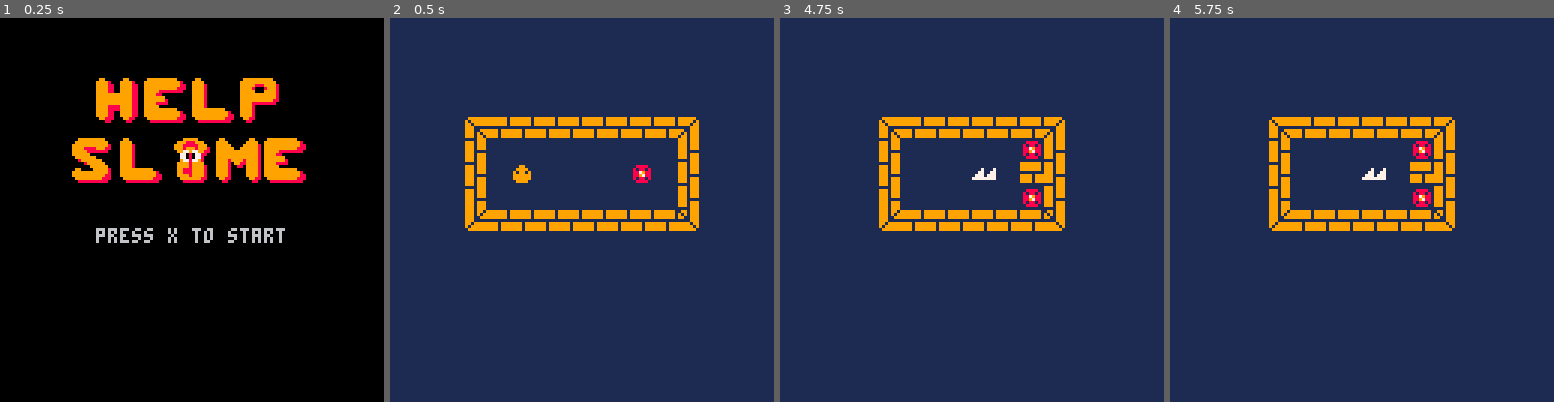
Above: before the commit, frames 1-4 (left to right).
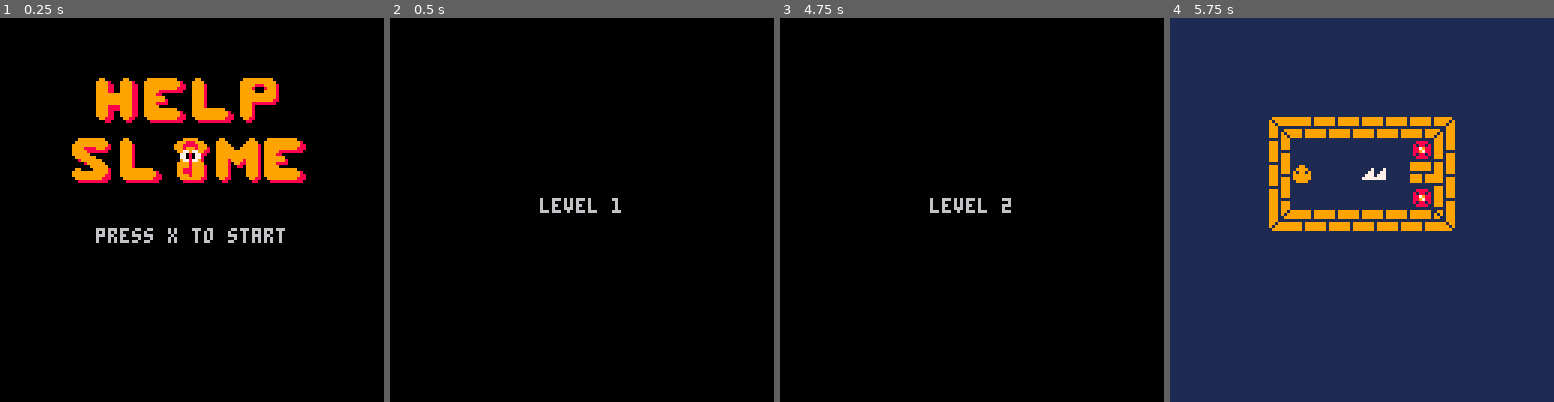
Above: after the commit, the same moments.

Repository: GameJams-fiwon123/GBJam8
Game: PICO-8 cartridge gbjam8.p8
Same seed, same stepped clock (60 frames per second), same inputs: the game is played once before the commit and once after it.
Inputs:
- Up to frame 1 (0.25 s): no input
- Up to frame 2 (0.5 s): tap X (X key) at 0.33 s
- Up to frame 3 (4.75 s): tap X (X key) at 1.07, 1.85, 2.97, 4.08 s; hold Right 1.6-2.1 s; hold Up 2.15-2.42 s; hold Right 2.47-3.03 s; hold Left 3.08-3.58 s; hold Down 3.63-3.97 s; hold Right 4.02-4.68 s; hold Up from 4.73 s (still down)
- Up to frame 4 (5.75 s): release Up at 5.03 s; hold Left 5.08-5.68 s; tap X (X key) at 5.2 s; hold Down from 5.73 s (still down)

Frame 1 is identical in both runs. In frame 2, 100% of the frame differs, in the area x 0-100%, y 0-100%; in frame 3, 100%; in frame 4, 0.2%.

Commit message:
transição de tela

Diff:
--- a/gbjam8.p8
+++ b/gbjam8.p8
@@ -3,6 +3,17 @@
 __lua__
 -- start
 game = {}
+
+input={
+	x=0,
+	y=0
+}
+
+camera_pos={
+	x=0,
+	y=0
+}
+
 
 flags = {
 	collision=0,
@@ -37,7 +49,7 @@
 
 function update_menu()
 	if btn(❎) then
-		show_level()
+  start_game()
 	end
 end
 
@@ -51,18 +63,44 @@
 end
 -->8
 -- levels
-slimes={}
-
-input={
-	x=0,
-	y=0
-}
-
-function show_level()
-	game.update = update_level
-	game.draw = draw_level
-
-	add(slimes,new_player(5*8,6*8))
+
+is_walking = false
+
+function start_game()
+	game.time = 0
+	game.level = 1
+
+	camera_pos.x=0
+	camera_pos.y=0
+	game.scenes={
+		{show=show_level1},
+		{show=show_level2},
+		{show=show_level3},
+		{show=show_level4},
+		{show=show_level5},
+		{show=show_level6},
+		{show=show_level7},
+		{show=show_level8},
+		{show=show_level9},
+		{show=show_level10}
+	}
+ game.update = update_anim_level
+	game.draw = draw_anim_level
+end
+
+function show_level1()
+	add(slimes,new_slime(5*8,6*8))
+	get_portals()
+end
+
+function show_level2()
+	add(slimes,new_slime(camera_pos.x+5*8,camera_pos.y+6*8))
+ get_portals()
+end
+
+function is_tile(x,y,type_tile)
+	local tile=mget(x/8, y/8)
+	return fget(tile, type_tile)
 end
 
 function input_walk()
@@ -75,73 +113,77 @@
 	elseif btn(⬆️) then input.y-=1 end
 end
 
+function verify_input()
+		if input.x != 0 or input.y != 0 then
+				local flag_walk=false
+				for slime in all(slimes) do
+					if not flag_walk then
+						flag_walk = set_input_walk(slime)
+					else
+					 set_input_walk(slime)
+					end
+				end
+
+				if flag_walk then
+					sfx(sfxs.walk)
+					is_walking=true
+				end
+		end
+end
+
+function complete_level()
+
+	local portals_count = #portals
+
+	for slime in all(slimes) do
+		if is_tile(slime.x,slime.y,flags.portal) then
+			portals_count-=1
+		end
+	end
+
+	if portals_count==0 then
+		return true
+	end
+
+	return false
+end
+
 function update_level()
-	input_walk()
-
-	for slime in all(slimes) do
-				slime.spt=1
-	end
-
-	if input.x != 0 or input.y != 0 then
-
-			local flag_walk
-			for slime in all(slimes) do
-				if not flag_walk then
-					flag_walk = walk(slime)
-				else
-				 walk(slime)
-				end
-			end
-
-			if flag_walk then
-				sfx(sfxs.walk)
-			end
-
-			game.update = update_walk
-	end
-
-end
-
-function update_walk()
-	local can_walk = true
-
-	for slime in all(slimes) do
-		if slime.x>slime.next_x then
-			slime.x-=1
-			can_walk = false
-		elseif slime.x<slime.next_x then
-			slime.x+=1
-			can_walk = false
-		elseif slime.y>slime.next_y then
-			slime.y-=1
-			can_walk = false
-		elseif slime.y<slime.next_y then
-			slime.y+=1
-			can_walk = false
-		end
-
-		anim(slime)
-	end
-
-	for slime in all(slimes) do
-		if can_walk and is_finish(slime.x,slime.y) then
-			next_level()
-		end
-	end
-
-	if can_walk then
-	 game.update=update_level
-	end
-
-end
-
-function is_finish(x,y)
-		local tile=mget(x/8, y/8)
-	return fget(tile, flags.portal)
+	anim_portals()
+
+ if not is_walking then
+	 input_walk()
+	 anim_idle()
+
+		verify_input()
+ else
+ 		is_walking=process_walk()
+
+ 		if not is_walking then
+ 		 if complete_level() then
+ 		   next_level()
+ 		 end
+ 		end
+ end
+
 end
 
 function next_level()
- anim_level(2)
+ game.time=0
+ game.level+=1
+
+ portals={}
+	slimes={}
+
+ camera_pos.x+=128
+ if (camera_pos.x/128 == 5) then
+  camera_pos.x=0
+  camera_pos.y+=128
+ end
+ camera(camera_pos.x, camera_pos.y)
+
+ game.update = update_anim_level
+	game.draw = draw_anim_level
 end
 
 function draw_level()
@@ -152,10 +194,18 @@
 	end
 end
 
-function anim_level(level)
+function update_anim_level()
+ game.time+=1
+ if game.time == 30 then
+  game.scenes[game.level].show()
+  game.update = update_level
+	 game.draw = draw_level
+ end
+end
+
+function draw_anim_level()
  cls()
- camera(128,0)
-	print_centered("level "..level, 0, 0)
+	print_centered("level "..game.level, camera_pos.x, camera_pos.y)
 end
 -->8
 -- credits
@@ -167,26 +217,27 @@
   64 - (#str * 2) + offset_x,
   60 + offset_y)
 end
-
--->8
--- player
-function new_player(x,y)
-	local player={}
-	player.x = x
-	player.y = y
-	player.next_x=0
-	player.next_y=0
-	player.spt=1
-	return player
-end
-
-function walk(player)
-
-	local next_x = player.x+input.x*8
-	local next_y = player.y+input.y*8
-	if not is_block(next_x, next_y) then
-		player.next_x = next_x
-		player.next_y = next_y
+-->8
+-- slime
+slimes={}
+
+function new_slime(x,y)
+	local slime={}
+	slime.x = x
+	slime.y = y
+	slime.next_x=0
+	slime.next_y=0
+	slime.spt=1
+	return slime
+end
+
+function set_input_walk(slime)
+
+	local next_x = slime.x+input.x*8
+	local next_y = slime.y+input.y*8
+	if not is_tile(next_x, next_y, flags.collision) then
+		slime.next_x = next_x
+		slime.next_y = next_y
 
 		return true
 	end
@@ -194,15 +245,77 @@
 	return false
 end
 
-function is_block(x, y)
-	local tile=mget(x/8, y/8)
-	return fget(tile, flags.collision)
-end
-
-function anim(player)
-	player.spt+=0.5
-	if player.spt > 4 then
-	 player.spt=1
+function process_walk()
+
+	local is_finish = true
+
+	for slime in all(slimes) do
+		if slime.x>slime.next_x then
+			slime.x-=1
+			is_finish = false
+		elseif slime.x<slime.next_x then
+			slime.x+=1
+			is_finish = false
+		elseif slime.y>slime.next_y then
+			slime.y-=1
+			is_finish = false
+		elseif slime.y<slime.next_y then
+			slime.y+=1
+			is_finish = false
+		end
+
+		anim_walk(slime)
+	end
+
+	if is_finish then
+	 return false
+	end
+
+	return true
+
+end
+
+function anim_idle()
+	for slime in all(slimes) do
+				slime.spt=1
+	end
+end
+
+function anim_walk(slime)
+	slime.spt+=0.5
+	if slime.spt > 4 then
+	 slime.spt=1
+	end
+end
+-->8
+--portal
+portals={}
+
+function new_portal(x,y)
+	local portal={}
+	portal.x = x
+	portal.y = y
+	portal.spt=17
+	return portal
+end
+
+function get_portals()
+	for i=camera_pos.x,camera_pos.x+128,8 do
+		for j=camera_pos.y,camera_pos.y+128,8 do
+		 if is_tile(i,j,flags.portal) then
+		 	add(portals,new_portal(i,j))
+		 end
+		end
+	end
+end
+
+function anim_portals()
+	for p in all(portals) do
+	 p.spt+=0.2
+	 if p.spt > 19 then
+	  p.spt=17
+	 end
+	 mset(p.x/8,p.y/8,flr(p.spt))
 	end
 end
 __gfx__
